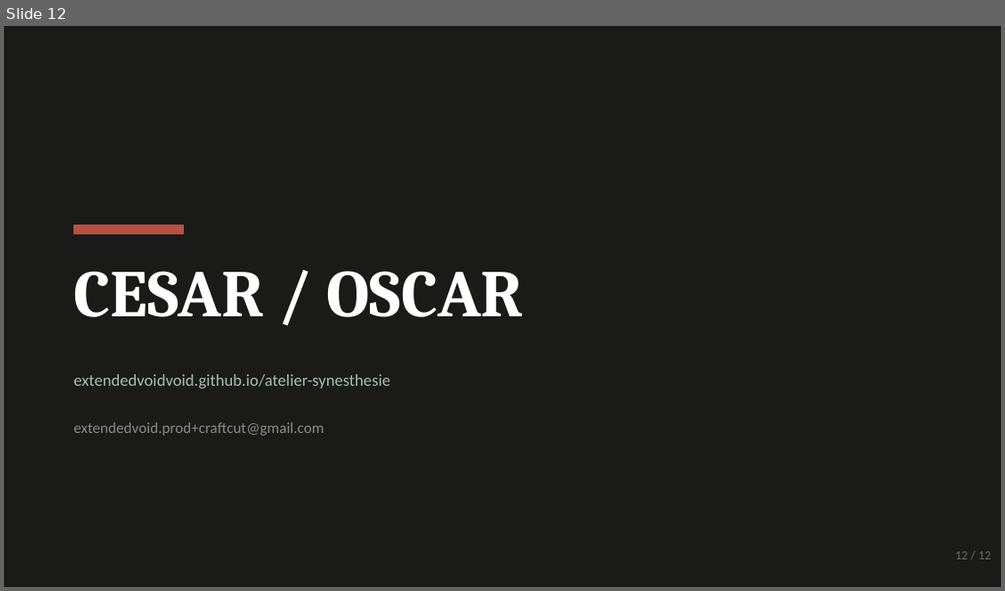
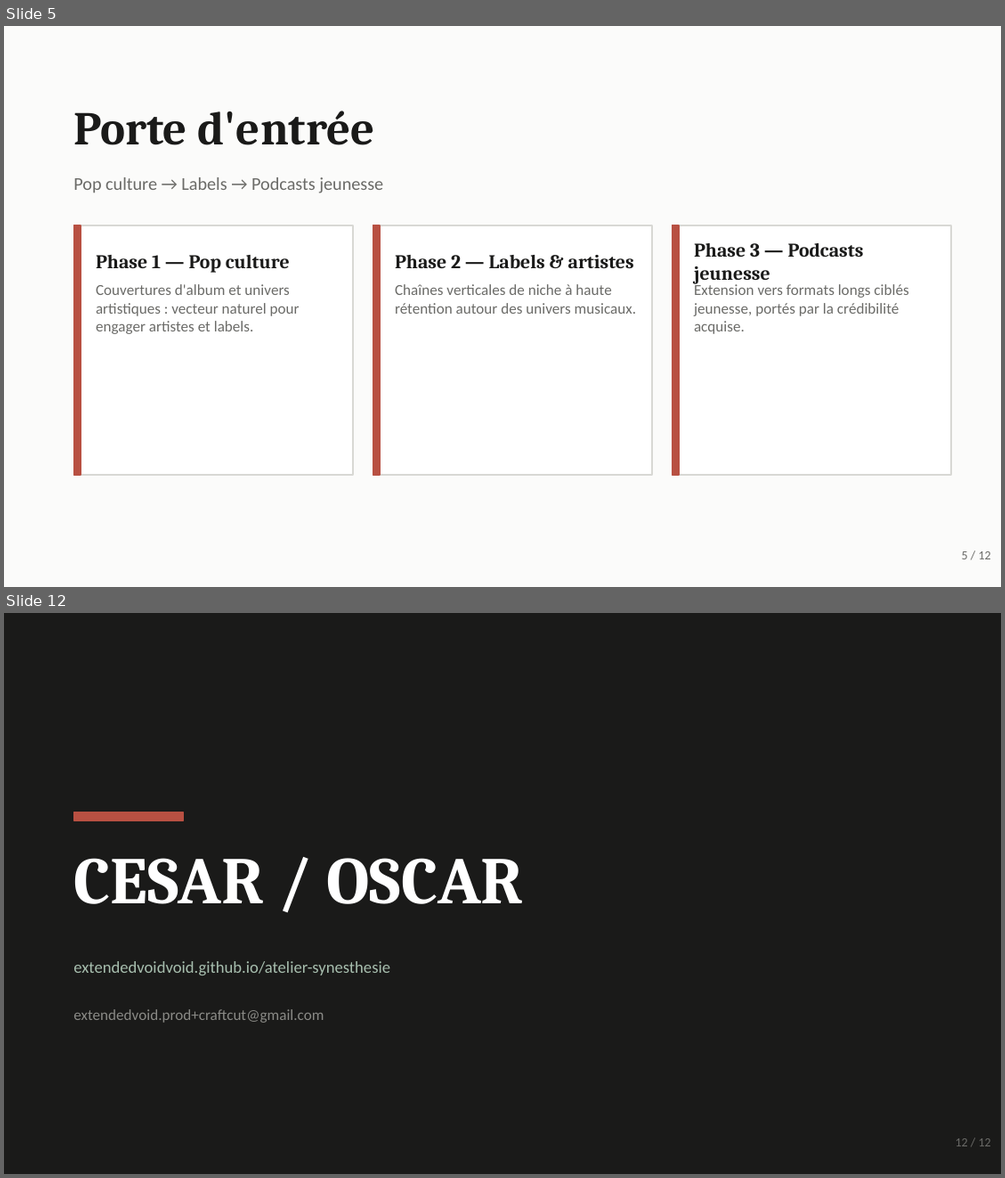
Before and after one commit to extendedvoidvoid/cesar-cabrera-cesar-plus, a slide deck: CraftCut_Pitch_Deck.pptx. Shown one above the other, each under a label of ours: slide 12 before the commit, slides 5 and 12 after it; the slides between them are not shown. The pictures are 1005x591 and 1005x1178 pixels, drawn with LibreOffice and Linux fonts; fonts in the diff are those of the drawing. Boxes give left, top, right and bottom in pixels: in the first picture for what was removed or moved away, otherwise in the second. Text is boxed around its words. In the diff, an @@ line names an element or a change of style, - is before the commit and + after.

Commit message:
refactor: align pitch deck and PITCH_DECK with new CraftCut narrative
- Pop culture entry → labels → youth podcasts
- Editorial duo, satellite pages, voice cloning EU
- Cloud-ready positioning (no M3/Gutenberg/Apple Music refs)
- Regenerated 12-slide CraftCut_Pitch_Deck.pptx

```diff
--- a/CraftCut_Pitch_Deck.pptx
+++ b/CraftCut_Pitch_Deck.pptx
@@ slide 5 added at bbox=[4, 26, 1001, 587], background #FBFBFA @@
@@ text added at bbox=[73, 111, 375, 145], 34 pt, text #1A1A19, bold @@
+Porte d'entrée
@@ text added at bbox=[73, 177, 383, 193], 13 pt, text #6B6B68 @@
+Pop culture → Labels → Podcasts jeunesse
@@ rectangle added at bbox=[73, 225, 353, 475], fill #FFFFFF, outline #D8D8D4 1 pt @@
@@ rectangle added at bbox=[73, 225, 81, 475], fill #B85042, outline #B85042 1 pt @@
@@ rectangle added at bbox=[372, 225, 652, 475], fill #FFFFFF, outline #D8D8D4 1 pt @@
@@ rectangle added at bbox=[372, 225, 380, 475], fill #B85042, outline #B85042 1 pt @@
@@ rectangle added at bbox=[672, 225, 951, 475], fill #FFFFFF, outline #D8D8D4 1 pt @@
@@ rectangle added at bbox=[672, 225, 679, 475], fill #B85042, outline #B85042 1 pt @@
@@ text added at bbox=[96, 255, 290, 273], 14 pt, text #1A1A19, bold @@
+Phase 1 — Pop culture
@@ text added at bbox=[395, 255, 634, 268], 14 pt, text #1A1A19, bold @@
+Phase 2 — Labels & artistes
@@ text added at bbox=[694, 243, 864, 285], 14 pt, text #1A1A19, bold @@
+Phase 3 — Podcasts jeunesse
@@ text added at bbox=[96, 284, 299, 334], 11 pt, text #6B6B68 @@
+Couvertures d'album et univers artistiques : vecteur naturel pour engager artistes et labels.
@@ text added at bbox=[395, 284, 636, 313], 11 pt, text #6B6B68 @@
+Chaînes verticales de niche à haute rétention autour des univers musicaux.
@@ text added at bbox=[694, 282, 908, 334], 11 pt, text #6B6B68 @@
+Extension vers formats longs ciblés jeunesse, portés par la crédibilité acquise.
@@ text added at bbox=[962, 551, 991, 559], 9 pt, text #6B6B68 @@
+5 / 12
```
Also in this commit, not shown: 5 slides changed, 5 other slides added, 6 slides removed, 4 other files.
